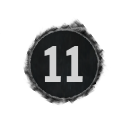
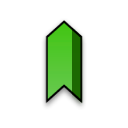
Layer changes from the first 128x128 image to the second:
showed group "Trails" (5 layers) over <box>41,18,87,110</box>
showed "trail_green" over <box>41,18,87,110</box>
hid group "HP Train" (44 layers) over <box>23,18,108,110</box>
moved "BG Box Mask" (1st of 8, in "HP Train" › "Start" › "BG Box") into group "BG Box" over <box>23,18,108,110</box>
removed group "Notes" (7 layers) from group "HP Train" over <box>23,18,108,108</box>
removed group "wp number" (6 layers) from group "Notes" over <box>23,18,108,108</box>
renamed "11" to "Number", moved it into group "HP Numbers", painted on it over <box>44,46,83,82</box>
removed layer "Layer 2" (was 50%) from group "wp number" over <box>27,26,101,101</box>
removed layer "BG Box New copy 2" from group "wp number" over <box>29,30,99,97</box>
removed layer "Layer 1" from group "wp number" over <box>29,29,99,99</box>
removed layer "Layer 3" from group "wp number" over <box>23,18,108,108</box>
